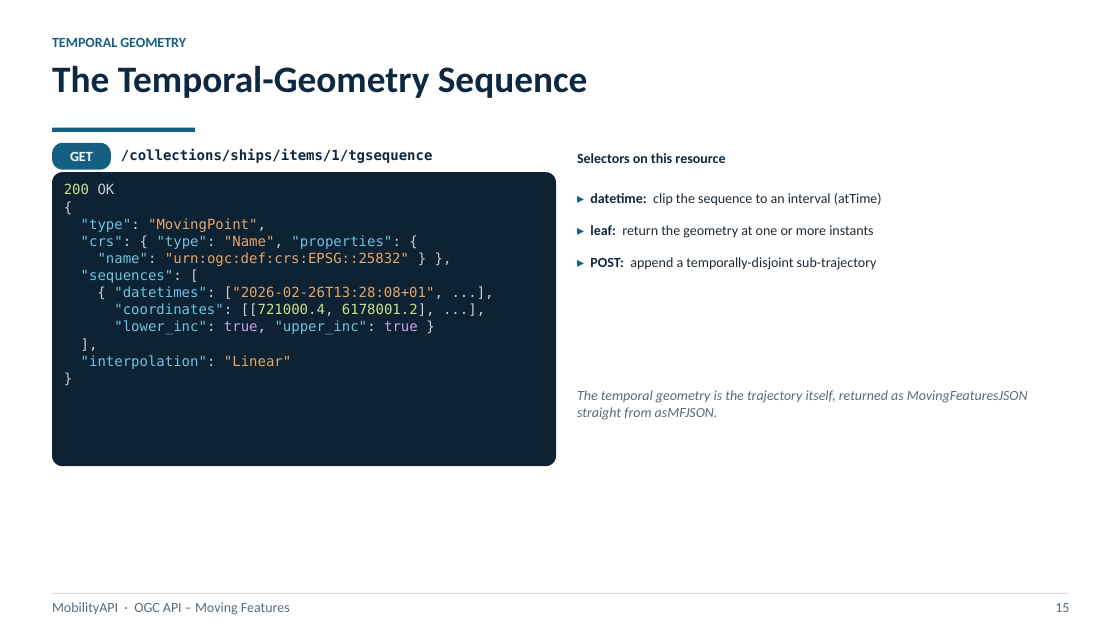
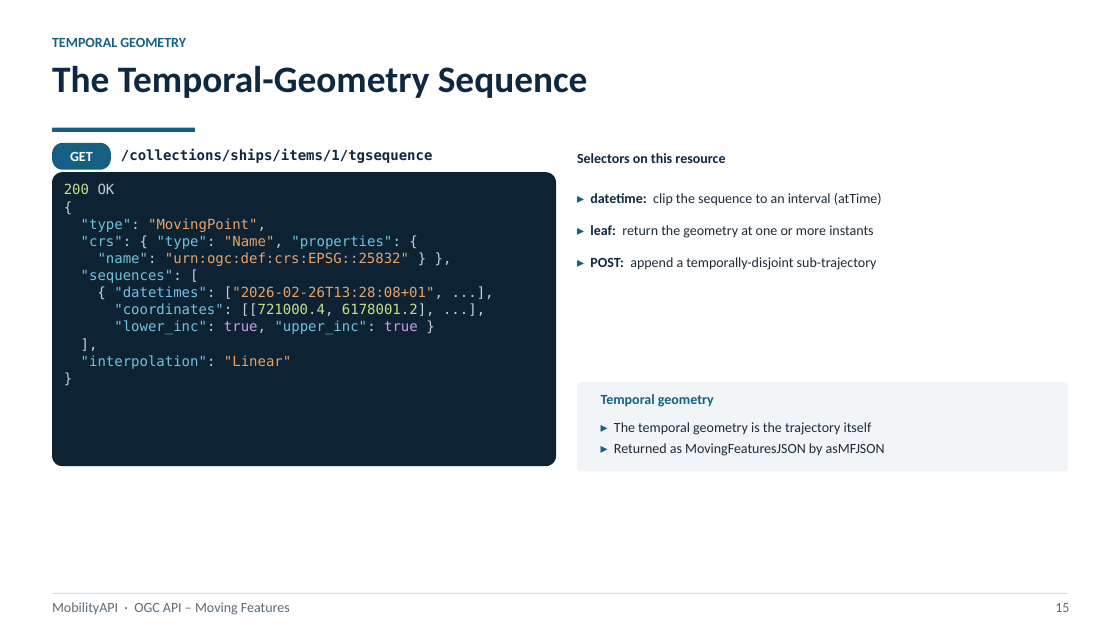
Before and after one commit to MobilityDB/MobilityAPI, a slide deck: slide 18 of MobilityAPIV5.pptx. Drawn at 1120x630 pixels with LibreOffice and Linux fonts; fonts in the diff are those of the drawing. Boxes give left, top, right and bottom in pixels: in the first picture for what was removed or moved away, otherwise in the second. Text is boxed around its words. In the diff, an @@ line names an element or a change of style, - is before the commit and + after.

```diff
--- a/MobilityAPIV5.pptx
+++ b/MobilityAPIV5.pptx
@@ rounded rectangle added at [577, 382, 1068, 471], fill #F1F5F8 @@
@@ text added at [601, 394, 714, 407], 12 pt, text #156082, bold @@
+Temporal geometry
@@ text at [614, 422, 885, 456]: text changed; text colour #5B6B78 to #1E2B36; italic off @@
-The temporal geometry is the trajectory itself, returned as MovingFeaturesJSON straight from asMFJSON.
+▸ The temporal geometry is the trajectory itself
+▸ Returned as MovingFeaturesJSON by asMFJSON
```
Also in this commit, not shown: 3 other slides changed, 1 other file.
